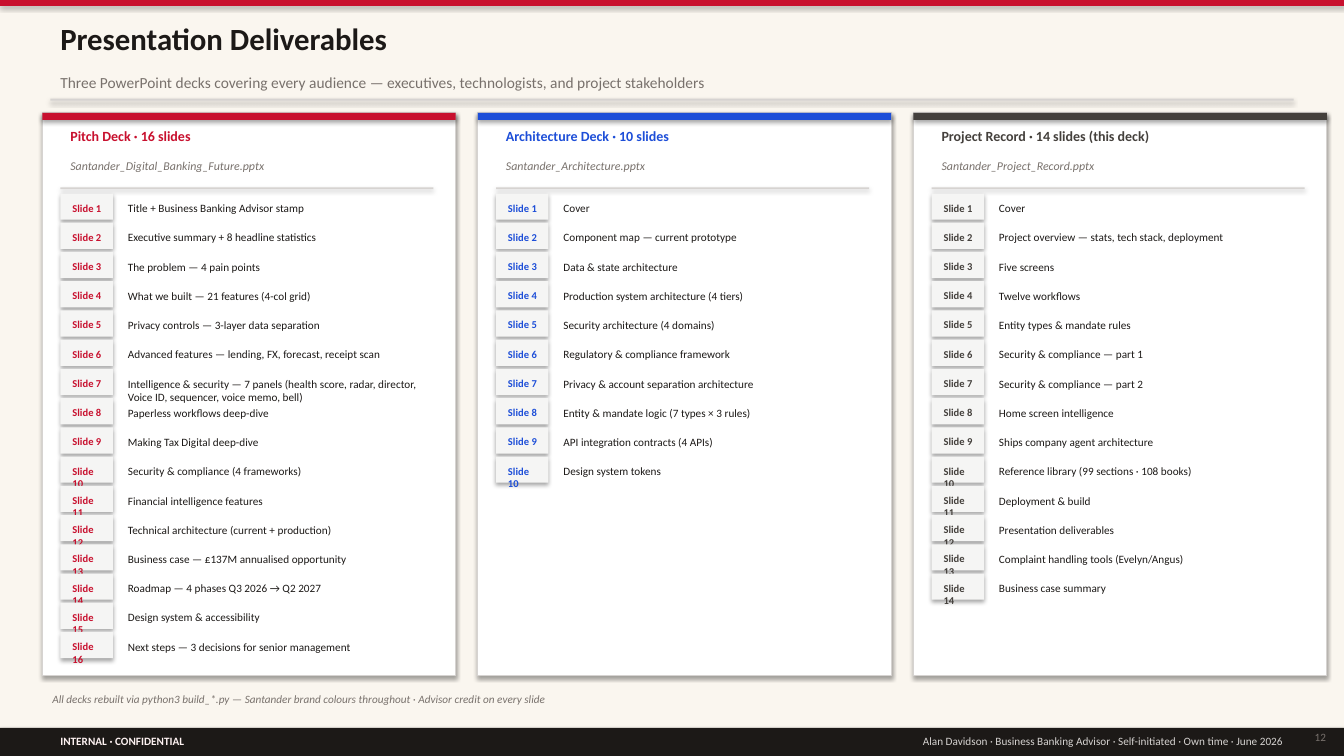
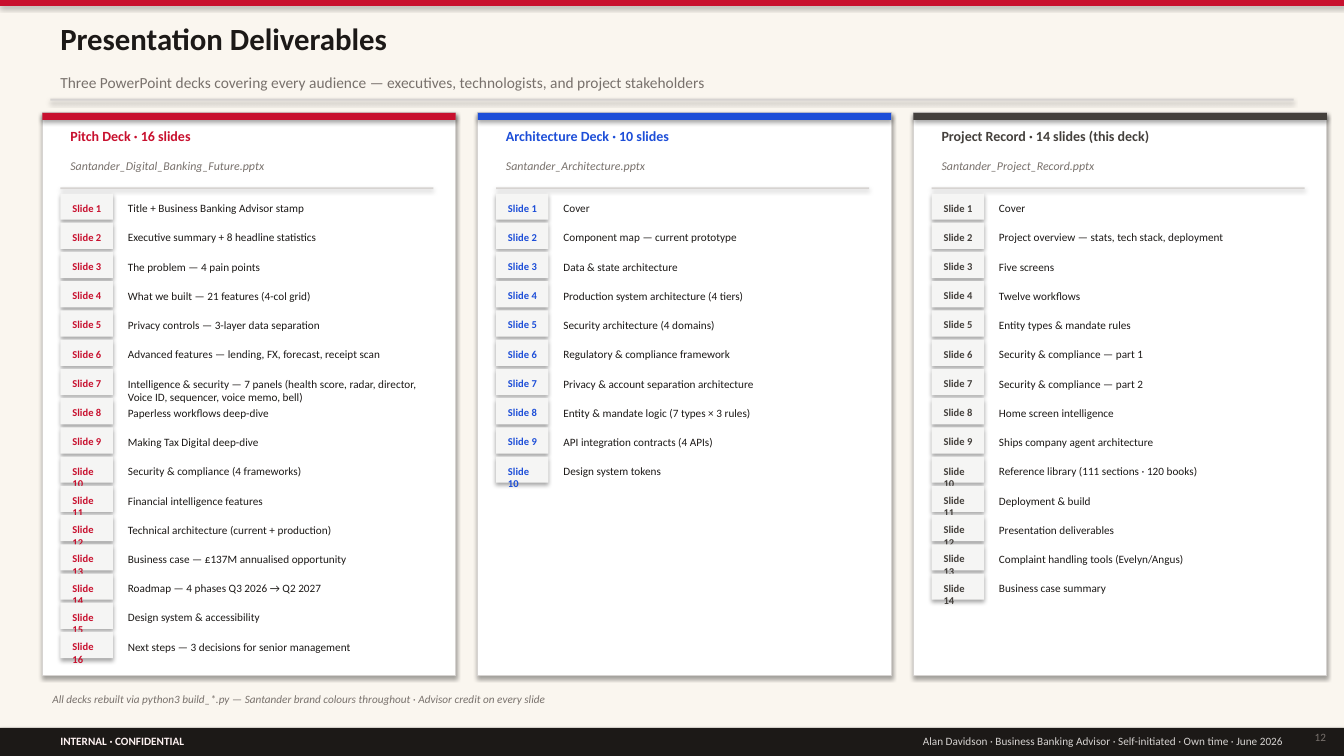
Before and after one commit to imscots-ui/santander, a slide deck: slide 12 of Santander_Project_Record.pptx. Drawn at 1344x756 pixels with LibreOffice and Linux fonts; fonts in the diff are those of the drawing. Boxes give left, top, right and bottom in pixels: in the first picture for what was removed or moved away, otherwise in the second. Text is boxed around its words. In the diff, an @@ line names an element or a change of style, - is before the commit and + after.

```diff
--- a/Santander_Project_Record.pptx
+++ b/Santander_Project_Record.pptx
@@ text at bbox=[999, 467, 1198, 477]: text changed @@
-Reference library (99 sections · 108 books)
+Reference library (111 sections · 120 books)
```
Also in this commit, not shown: 1 other slide changed, 4 other files.
